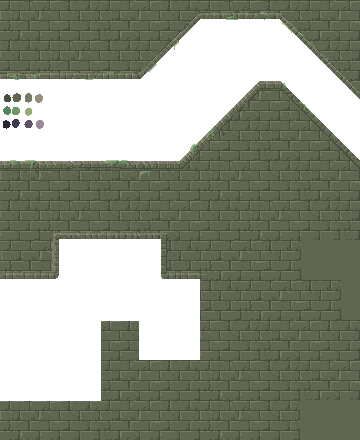
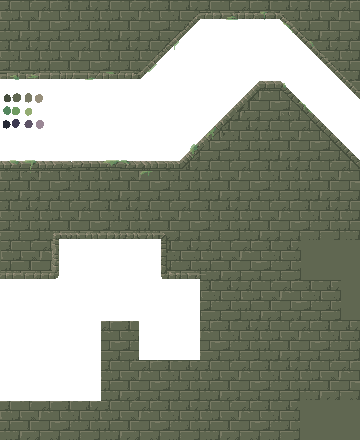
Before/after of a w=360, h=440 layered artwork. What changed in the layer stack:
painted on "Paint Layer 7" over [160,22,314,274]
painted on "lines" (1st of 2, in "Group 5") over [160,22,314,274]
